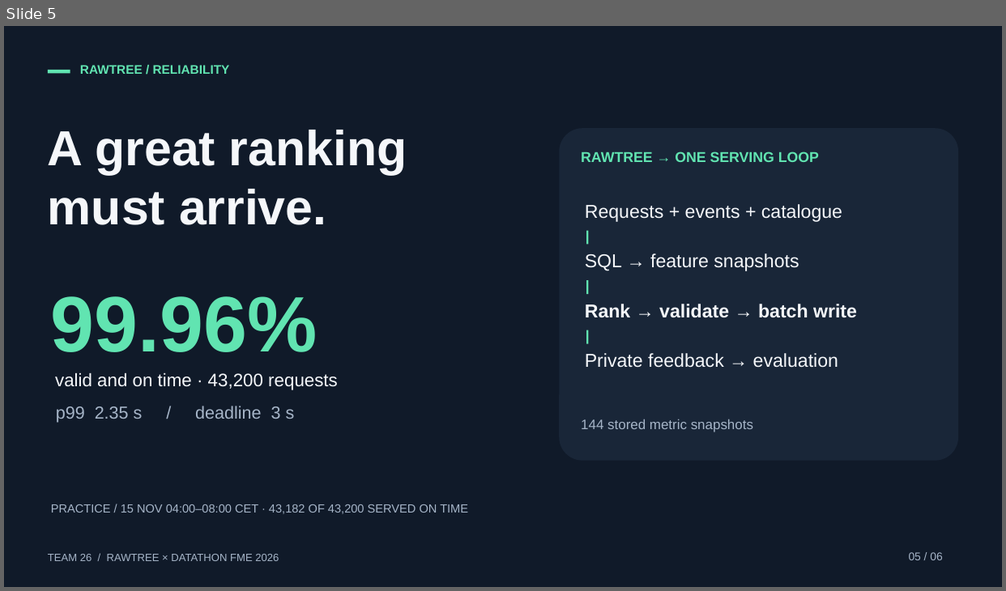
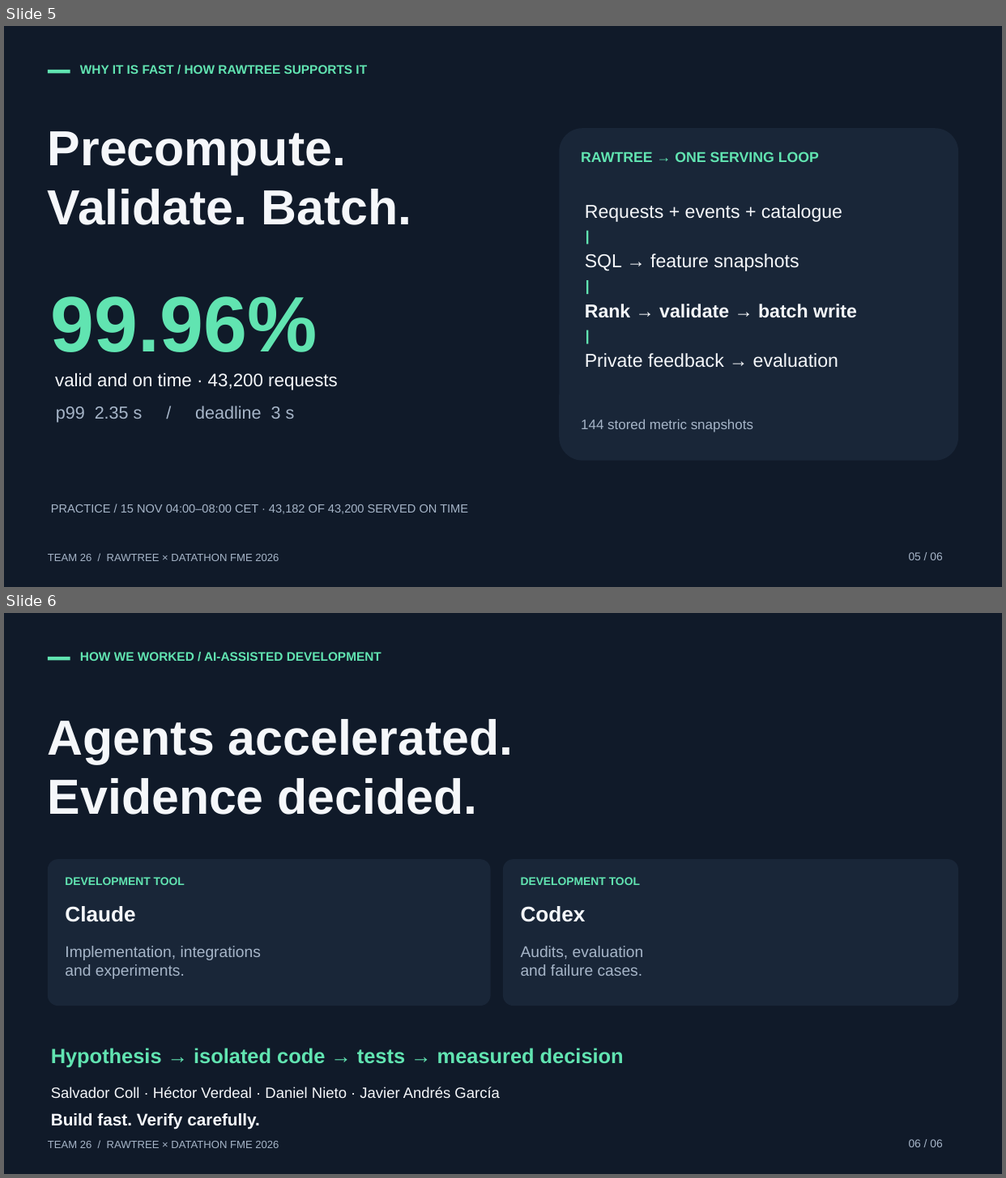
Before and after one commit to SalvaColl/datathon-fme, a slide deck: presentation/pitch_3min/Team26_3min.pptx. Shown one above the other, each under a label of ours: slide 5 before the commit, slides 5 and 6 after it. The pictures are 1006x591 and 1006x1178 pixels, drawn with LibreOffice and Linux fonts; fonts in the diff are those of the drawing. Boxes give left, top, right and bottom in pixels: in the first picture for what was removed or moved away, otherwise in the second. Text is boxed around its words. In the diff, an @@ line names an element or a change of style, - is before the commit and + after.

Commit message:
presentation: explain training decisions, agent workflow and evidence

```diff
--- a/presentation/pitch_3min/Team26_3min.pptx
+++ b/presentation/pitch_3min/Team26_3min.pptx
@@ slide 6 added at (4,613,1002,1174), background #FFFFFF @@
@@ rectangle added at (4,613,1002,1174), fill #101A29 @@
@@ rectangle added at (48,657,70,660), fill #61E4B1 @@
@@ text added at (80,652,381,661), 12 pt, text #61E4B1, bold @@
+HOW WE WORKED / AI-ASSISTED DEVELOPMENT
@@ text added at (48,719,513,815), 47.4 pt, text #F5F7FA, bold @@
+Agents accelerated.
+Evidence decided.
@@ rounded rectangle added at (48,859,491,1006), fill #192638 @@
@@ text added at (65,877,185,885), 10.8 pt, text #61E4B1, bold @@
+DEVELOPMENT TOOL
@@ rounded rectangle added at (503,859,958,1006), fill #192638 @@
@@ text added at (521,877,640,885), 10.8 pt, text #61E4B1, bold @@
+DEVELOPMENT TOOL
@@ text added at (65,906,135,922), 20.4 pt, text #F5F7FA, bold @@
+Claude
@@ text added at (521,906,586,922), 20.4 pt, text #F5F7FA, bold @@
+Codex
@@ text added at (65,946,261,979), 15 pt, text #A6B5C8 @@
+Implementation, integrations
+and experiments.
@@ text added at (521,946,644,976), 15 pt, text #A6B5C8 @@
+Audits, evaluation
+and failure cases.
@@ text added at (51,1048,624,1068), 19.8 pt, text #61E4B1, bold @@
+Hypothesis → isolated code → tests → measured decision
@@ text added at (51,1087,499,1098), 14.4 pt, text #F5F7FA @@
+Salvador Coll · Héctor Verdeal · Daniel Nieto · Javier Andrés García
@@ text added at (51,1114,260,1130), 16.2 pt, text #F5F7FA, bold @@
+Build fast. Verify carefully.
@@ text added at (48,1141,279,1148), 10.2 pt, text #A6B5C8 @@
+TEAM 26 / RAWTREE × DATATHON FME 2026
@@ text added at (909,1139,942,1148), 10.8 pt, text #A6B5C8 @@
+06 / 06
@@ slide 5 changed as well @@
@@ text at (80,65,367,74): text changed @@
-RAWTREE / RELIABILITY
+WHY IT IS FAST / HOW RAWTREE SUPPORTS IT
@@ text at (48,131,411,225): text changed @@
-A great ranking
-must arrive.
+Precompute.
+Validate. Batch.
```
Also in this commit, not shown: 3 other slides changed, 1 other slide added, 2 slides removed, 19 other files.
